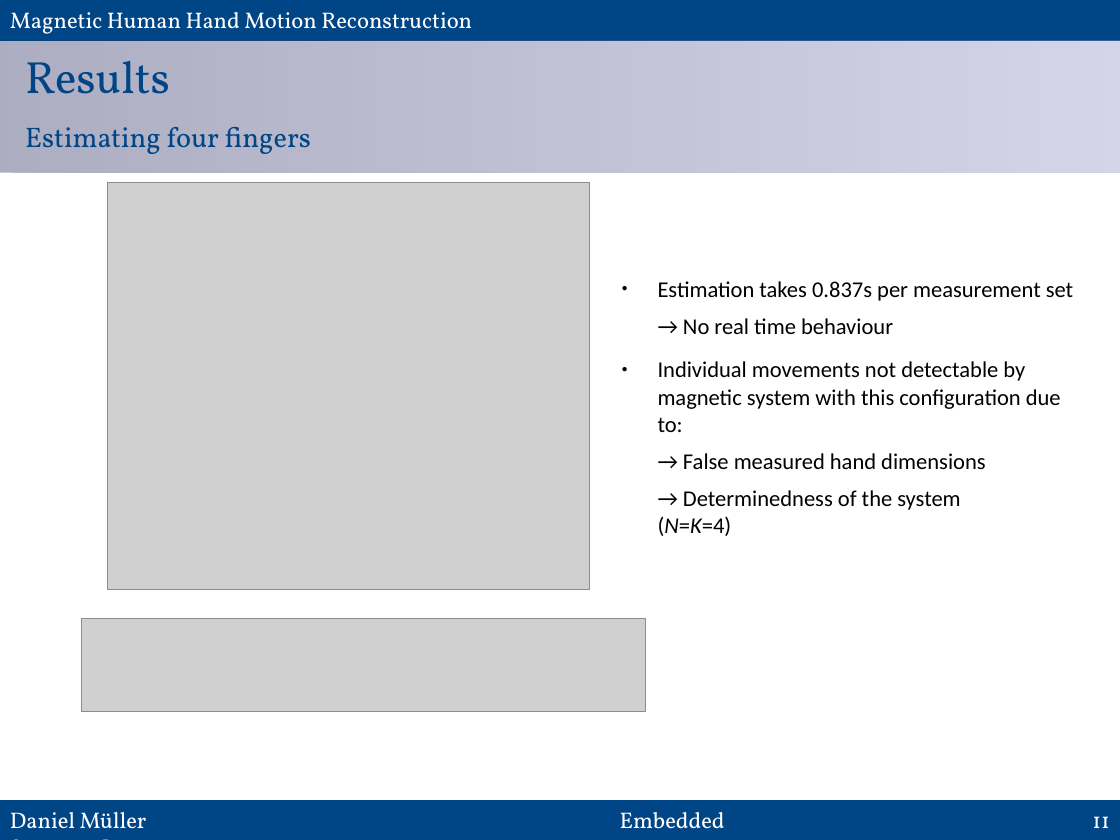
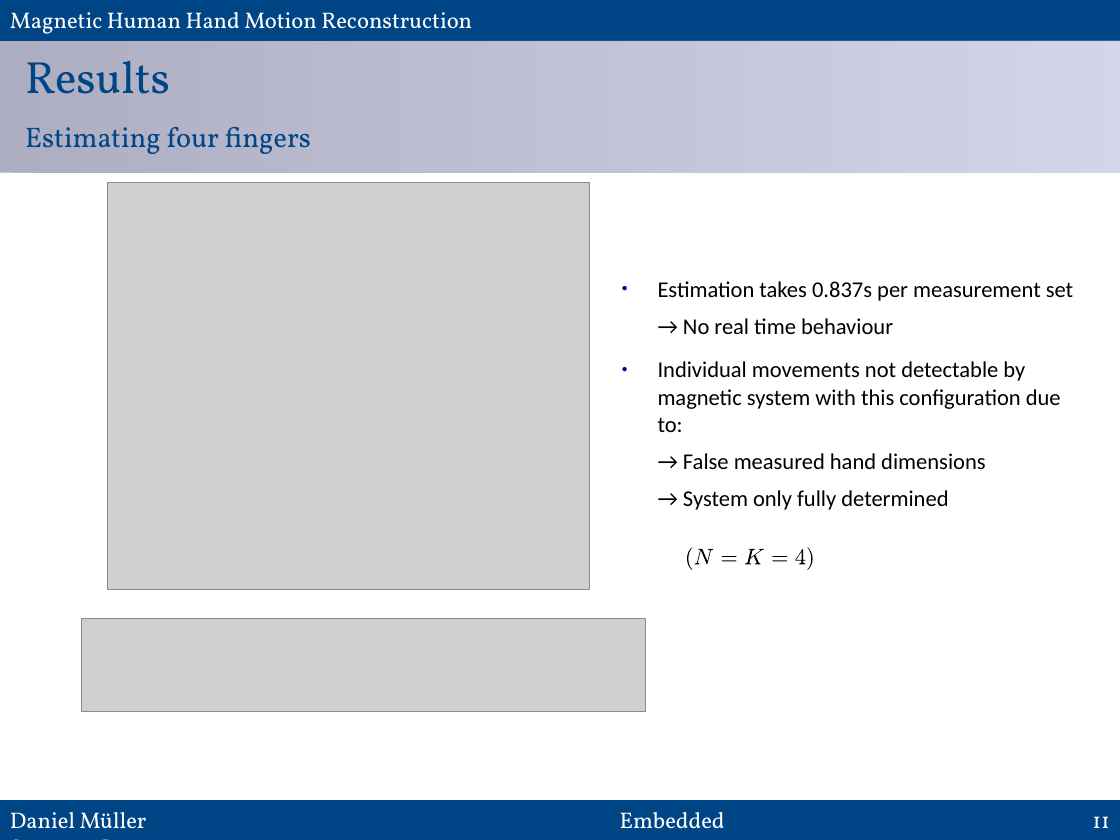
Before and after one commit to MuellerDaniel/SensGlove, a slide deck: slide 11 of praes/preasi.odp. Drawn at 1120x840 pixels with LibreOffice and Linux fonts; fonts in the diff are those of the drawing; grey boxes stand for pictures. Boxes give left, top, right and bottom in pixels: in the first picture for what was removed or moved away, otherwise in the second. Text is boxed around its words. In the diff, an @@ line names an element or a change of style, - is before the commit and + after.

```diff
--- a/praes/preasi.odp
+++ b/praes/preasi.odp
@@ text at (x1=683, y1=490, x2=948, y2=510): text changed @@
-→ Determinedness of the system (N=K=4)
+→ System only fully determined
@@ group added at (x1=685, y1=548, x2=815, y2=570): 8 freeform shapes @@
```
Also in this commit, not shown: 12 other slides changed, 3 slides added, 3 slides removed.
